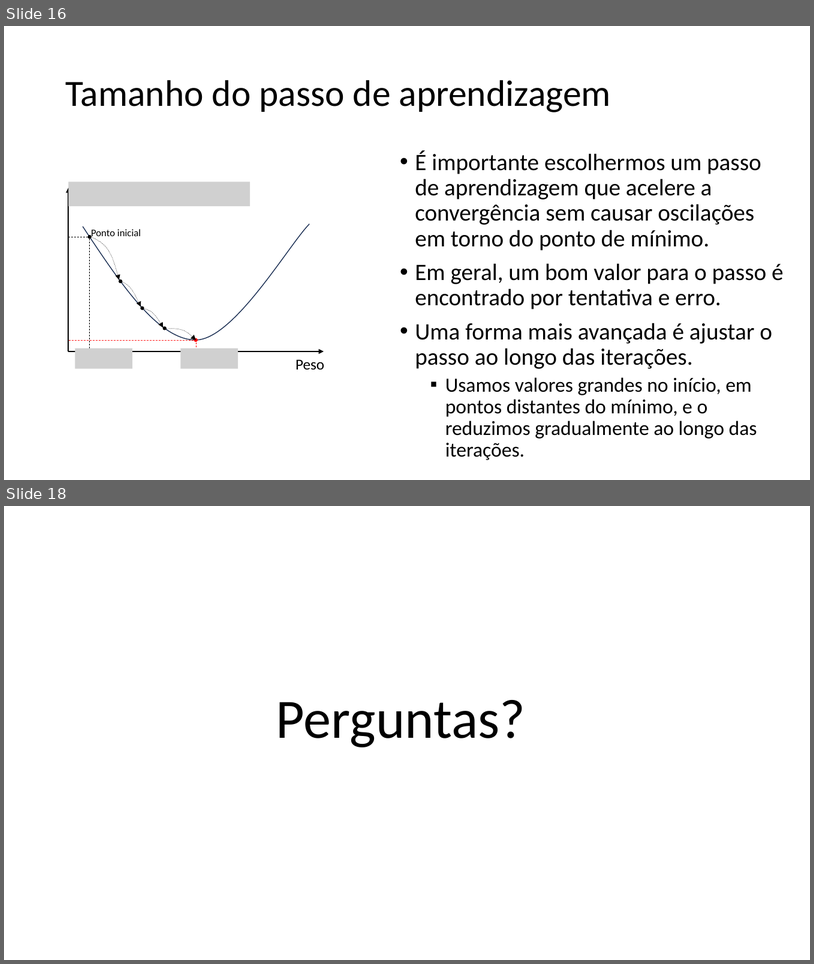
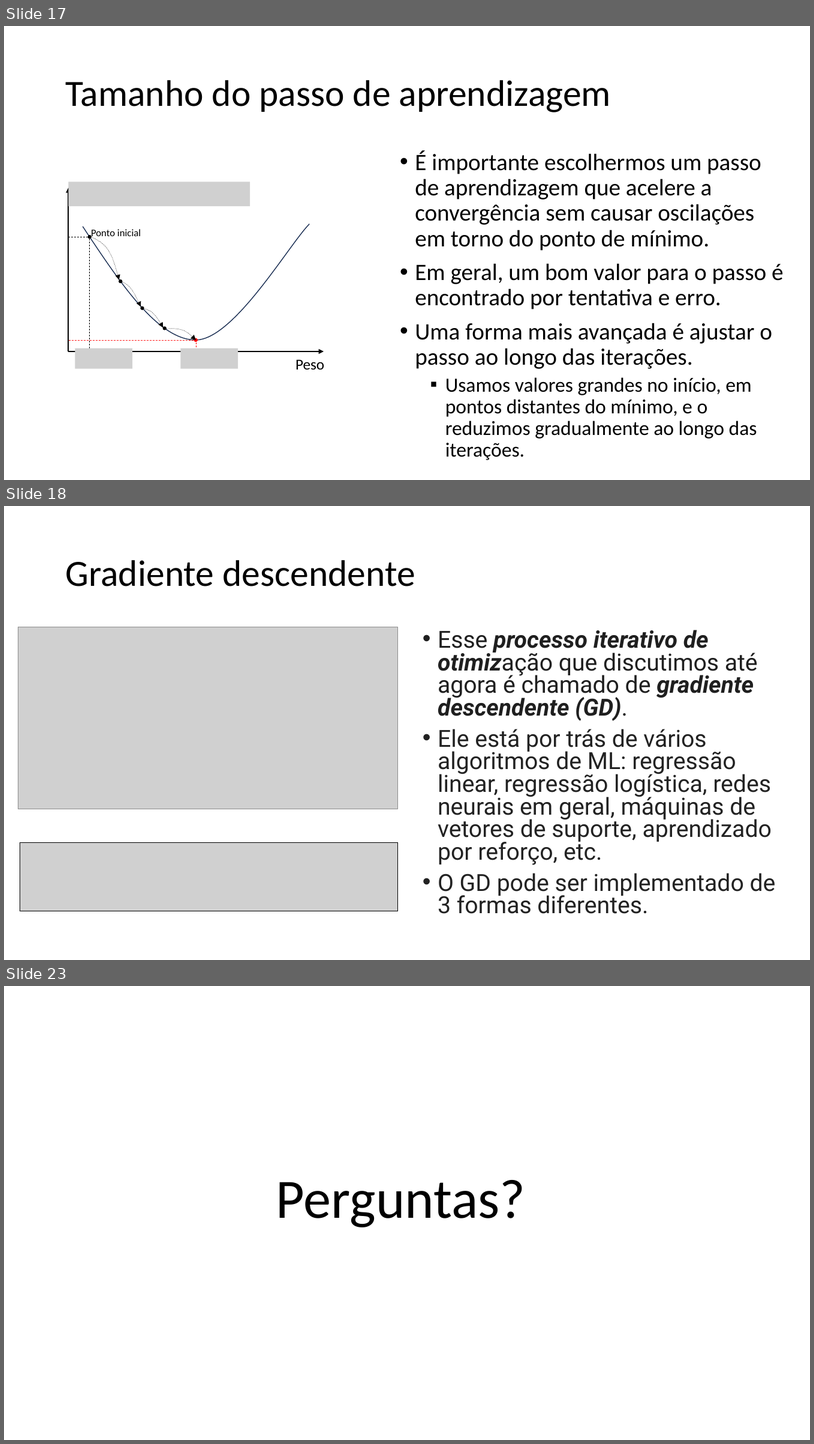
Before and after one commit to zz4fap/tp557-iot-ml, a slide deck: slides/TP557_6_Minimizando_o_erro.pptx. Shown one above the other, each under a label of ours: slides 16 and 18 before the commit, slides 17, 18 and 23 after it; the slides between them are not shown. The pictures are 814x964 and 814x1444 pixels, drawn with LibreOffice and Linux fonts; fonts in the diff are those of the drawing; grey boxes stand for pictures. Boxes give left, top, right and bottom in pixels: in the first picture for what was removed or moved away, otherwise in the second. Text is boxed around its words. In the diff, an @@ line names an element or a change of style, - is before the commit and + after.

```diff
--- a/slides/TP557_6_Minimizando_o_erro.pptx
+++ b/slides/TP557_6_Minimizando_o_erro.pptx
@@ slide 18 added at <box>4,506,810,960</box>, background #FFFFFF @@
@@ title added at <box>65,560,415,586</box>, 44 pt, text #000000 @@
+Gradiente descendente
@@ picture added at <box>18,627,398,809</box> @@
@@ text added at <box>438,630,776,913</box>, 28 pt, text #222222 @@
+• Esse processo iterativo de otimização que discutimos até agora é chamado de gradiente descendente (GD).
+• Ele está por trás de vários algoritmos de ML: regressão linear, regressão logística, redes neurais em geral, máquinas de vetores de suporte, aprendizado por reforço, etc.
+• O GD pode ser implementado de 3 formas diferentes.
@@ picture added at <box>20,843,398,911</box> @@
@@ what was slide 16 is now slide 17 @@
@@ what was slide 18 is now slide 23 @@
```
Also in this commit, not shown: 5 slides changed, 4 other slides added.
